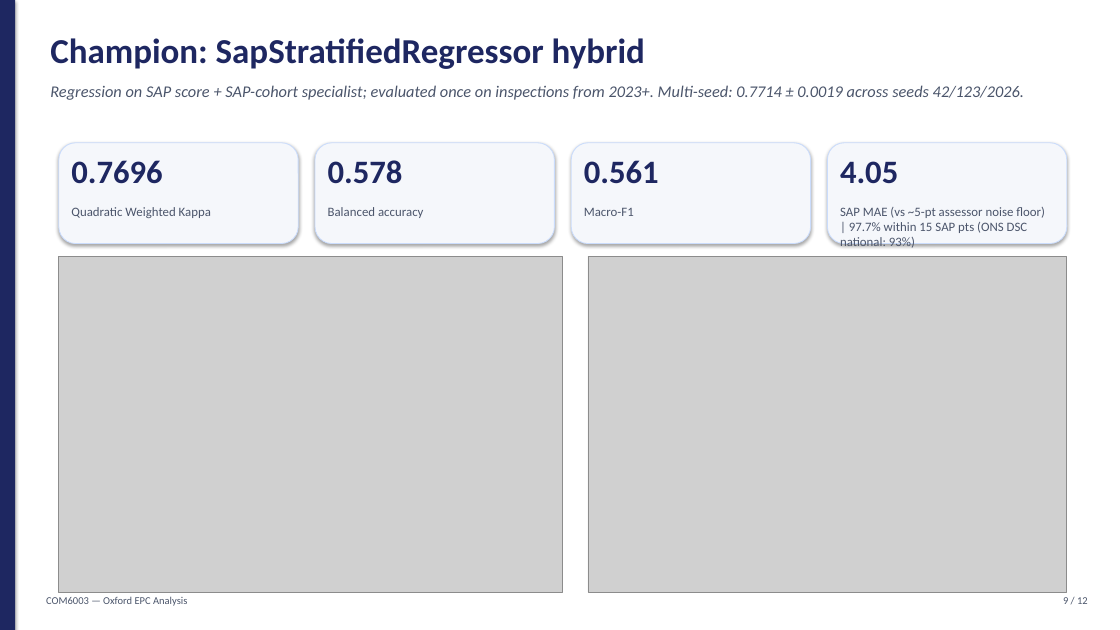
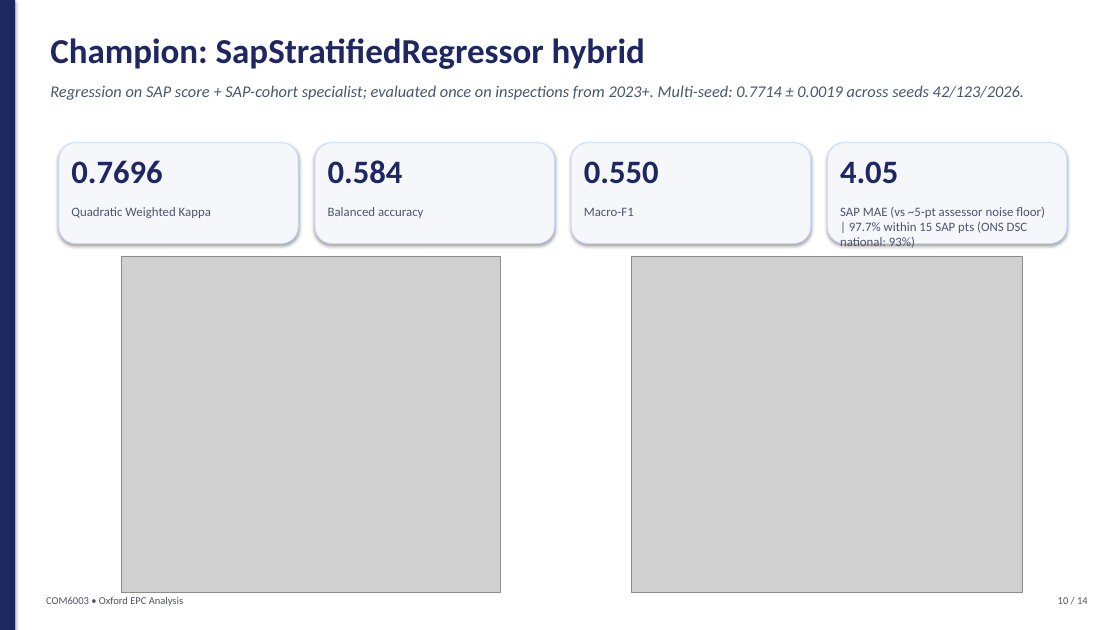
Before and after one commit to parsecsion/oxford-epc, a slide deck: slide 10 of presentation/COM6003_Oxford_Presentation.pptx (slide 9 before the commit). Drawn at 1120x630 pixels with LibreOffice and Linux fonts; fonts in the diff are those of the drawing; grey boxes stand for pictures. Boxes give left, top, right and bottom in pixels: in the first picture for what was removed or moved away, otherwise in the second. Text is boxed around its words. In the diff, an @@ line names an element or a change of style, - is before the commit and + after.

Commit message:
Update presentation to current results; fix stale SHAP/permutation figures
Presentation: refreshed all stale numbers and embedded figures to the current
pipeline run, added a regression-to-band concept-diagram slide and an
unsupervised-segmentation + recommender slide, renumbered footers, removed em
dashes. Regenerated fig_perm_importance (windows top, QWK-scored) and
fig_shap_summary (regressor beeswarm) which were stale legacy plots, and
re-embedded them in both the deck and the report (Figures 9 and 10).

```diff
--- a/presentation/COM6003_Oxford_Presentation.pptx
+++ b/presentation/COM6003_Oxford_Presentation.pptx
@@ text at <box>328,160,403,184</box>: text changed @@
-0.578
+0.584
@@ text at <box>584,161,659,184</box>: text changed @@
-0.561
+0.550
@@ picture: place and size @@
-picture at <box>59,256,563,592</box>
+picture at <box>122,256,500,592</box>
@@ picture: place and size @@
-picture at <box>588,256,1067,592</box>
+picture at <box>632,256,1023,592</box>
@@ text at <box>46,596,183,606</box>: text changed @@
-COM6003 — Oxford EPC Analysis
+COM6003 • Oxford EPC Analysis
@@ text at <box>1058,597,1088,604</box>: text changed @@
-9 / 12
+10 / 14
```
Also in this commit, not shown: 11 other slides changed, 2 slides added, 4 other files.
